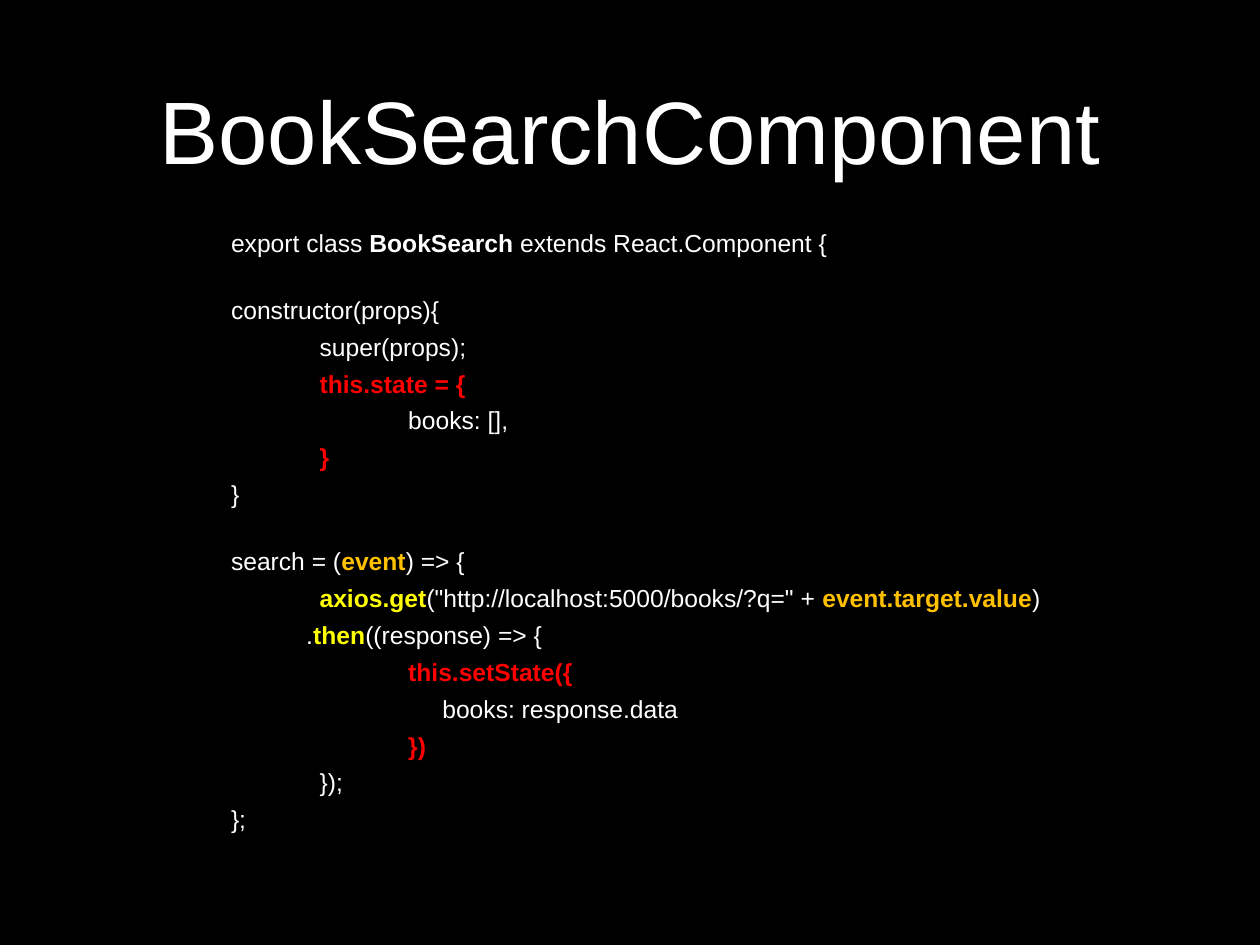
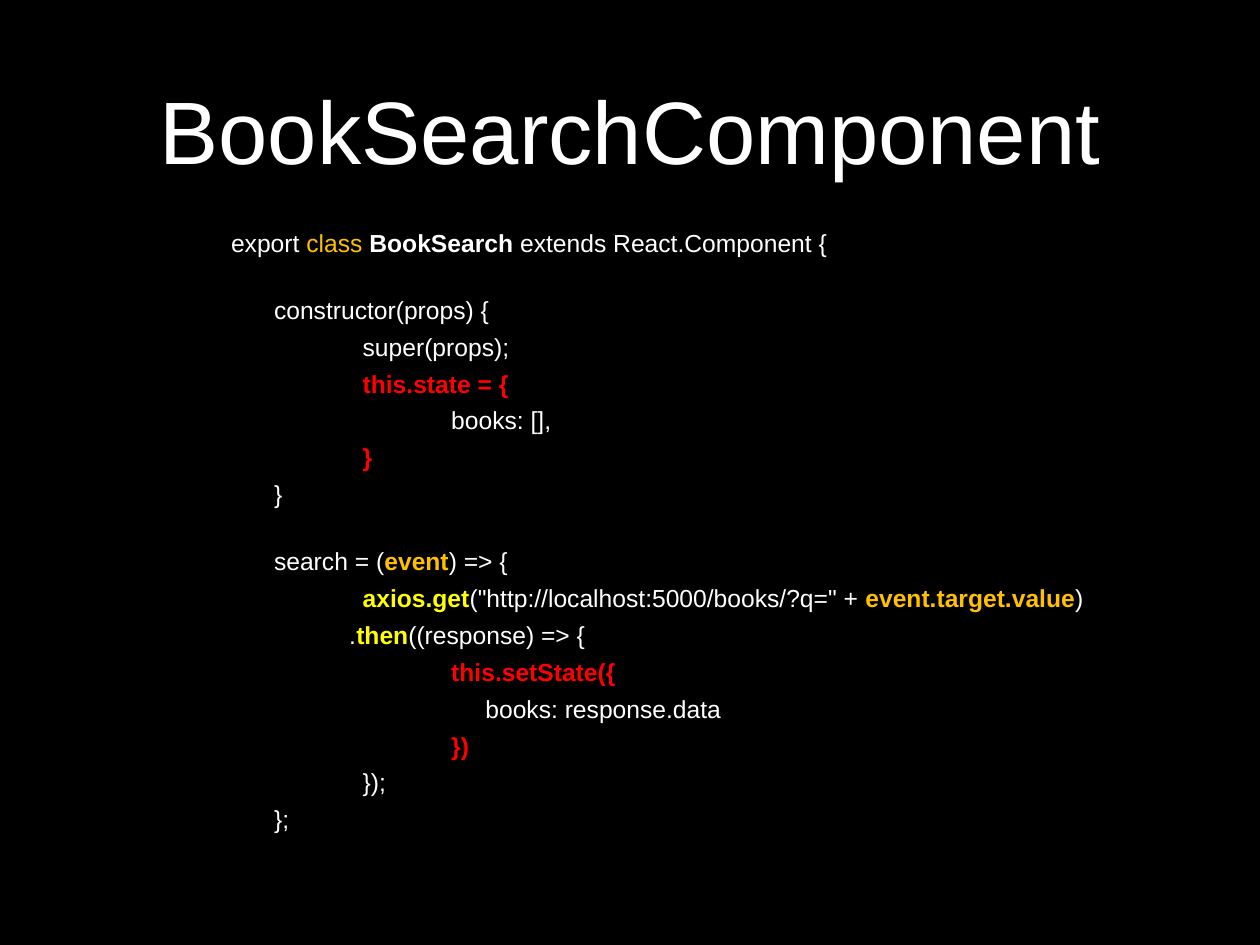
Before and after one commit to petereijgermans11/frontend-cursus, a slide deck: slide 13 of frontend-cursus/ 10 - React.pptx. Drawn at 1260x945 pixels with LibreOffice and Linux fonts; fonts in the diff are those of the drawing. Boxes give left, top, right and bottom in pixels: in the first picture for what was removed or moved away, otherwise in the second. Text is boxed around its words. In the diff, an @@ line names an element or a change of style, - is before the commit and + after.

Commit message:
ppt angular en react updated

```diff
--- a/frontend-cursus/ 10 - React.pptx
+++ b/frontend-cursus/ 10 - React.pptx
@@ text at (231,234,1083,723): text colour #FFFFFF to #FFC000 in "class"; list level 1 to 2 in "super(props);"; list level 1 to 2 in "this.state = {"; list level 1 to 2 in "books: [],"; list level 1 to 2 in "}"; list level 1 to 2 in "search = (event) => {"; list level 1 to 2 in "axios.get("http://localhost:5000/books/?q=" + event.target.v ..."; list level 1 to 2 in ".then((response) => {"; list level 1 to 2 in "this.setState({"; list level 1 to 2 in "books: response.data"; list level 1 to 2 in "})"; list level 1 to 2 in "});"; list level 1 to 2 in "};" @@
@@ text at (274,301,474,324): text changed @@
-constructor(props){
+  constructor(props) {
```
Also in this commit, not shown: 1 other slide changed, 1 other file.
